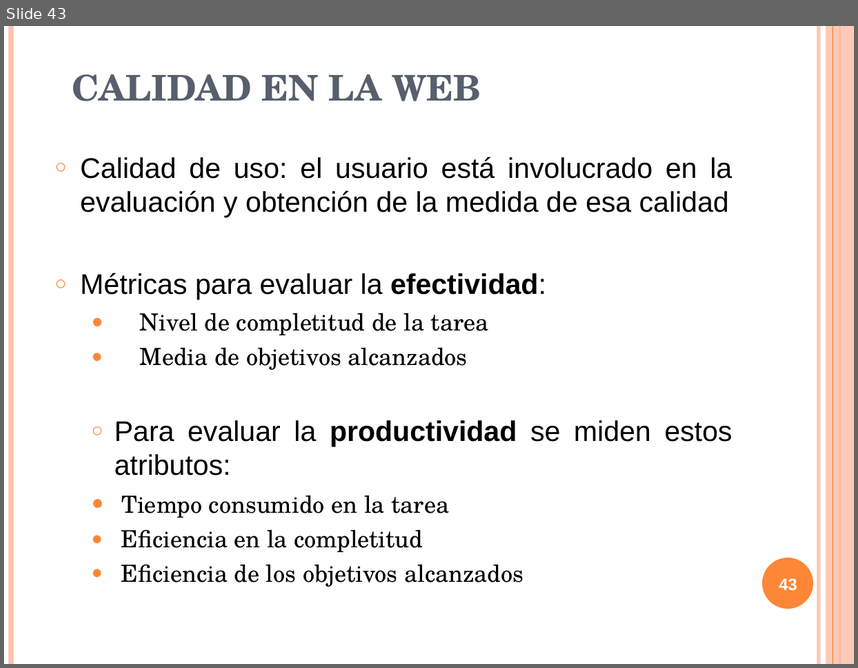
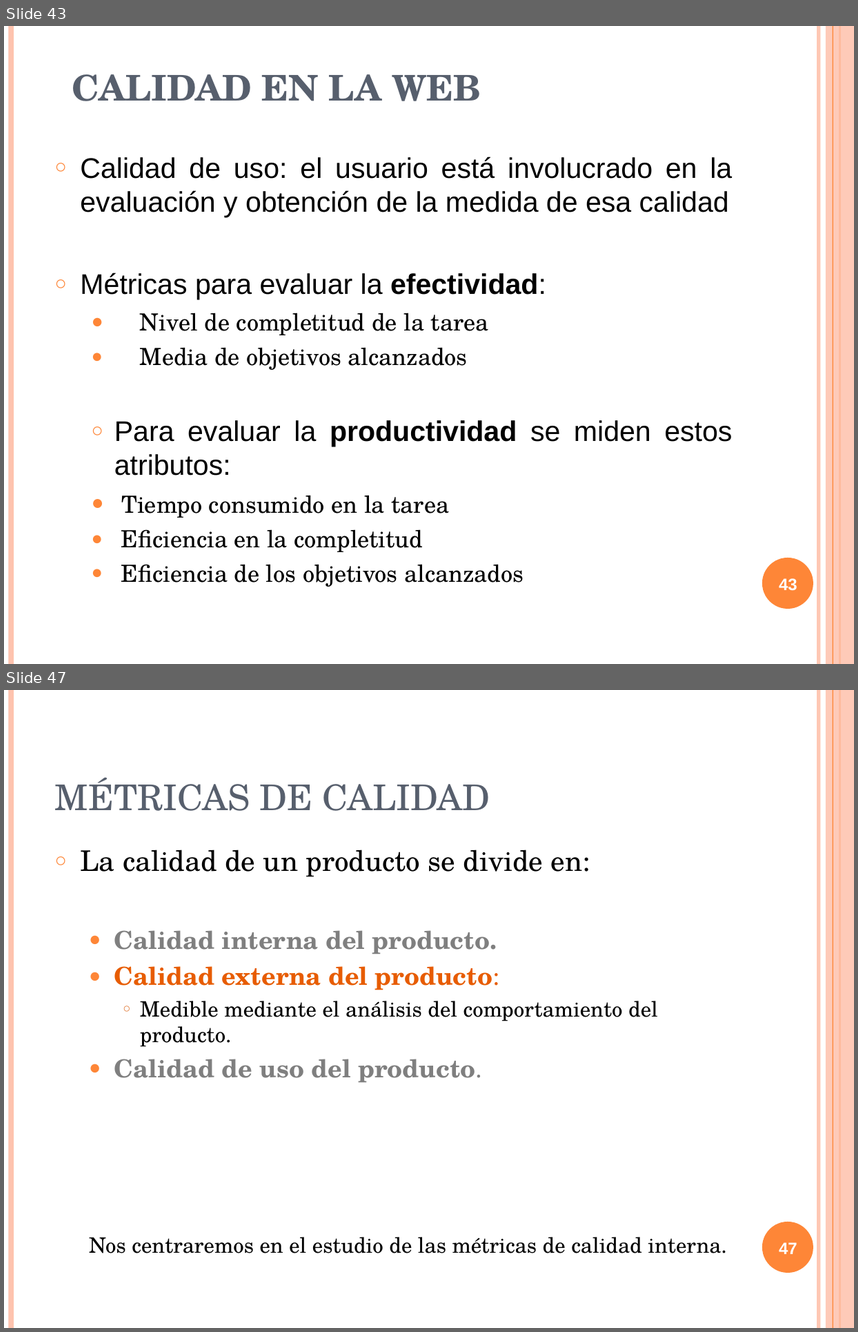
Before and after one commit to txedo/isi-auditoria, a slide deck: calidad/Trabajo/presentacion/presentacionCalidad.ppt. Shown one above the other, each under a label of ours: slide 43 before the commit, slides 43 and 47 after it; the slides between them are not shown. The pictures are 858x668 and 858x1332 pixels, drawn with LibreOffice and Linux fonts; fonts in the diff are those of the drawing. Boxes give left, top, right and bottom in pixels: in the first picture for what was removed or moved away, otherwise in the second. Text is boxed around its words. In the diff, an @@ line names an element or a change of style, - is before the commit and + after.

```diff
--- a/calidad/Trabajo/presentacion/presentacionCalidad.ppt
+++ b/calidad/Trabajo/presentacion/presentacionCalidad.ppt
@@ slide 47 added at bbox=[4, 690, 854, 1328], background #FFFFFF; not listed: 6 template elements that a slide beside it also shows @@
@@ title added at bbox=[55, 777, 490, 811], 30 pt, text #575F6D @@
+MÉTRICAS DE CALIDAD
@@ text added at bbox=[80, 849, 727, 1253], 18 pt, text #000000 @@
+○ La calidad de un producto se divide en:
+  ● Calidad interna del producto.
+  ● Calidad externa del producto:
+    ○ Medible mediante el análisis del comportamiento del producto.
+  ● Calidad de uso del producto.
+  Nos centraremos en el estudio de las métricas de calidad interna.
@@ page number added at bbox=[779, 1242, 797, 1254], 14 pt, text #FFFFFF, bold @@
+47
```
Also in this commit, not shown: 9 slides changed, 20 other slides added, 1 other file.
